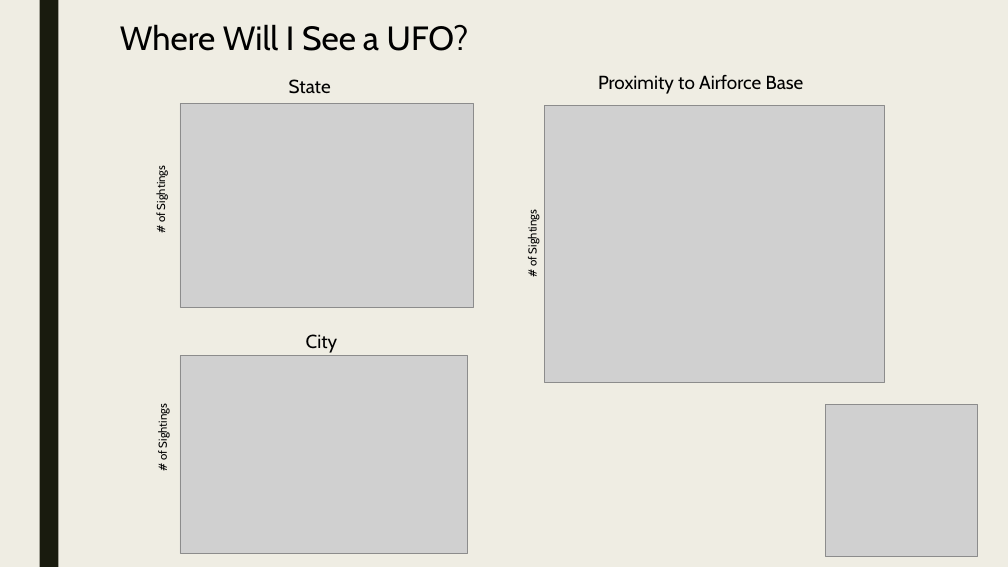
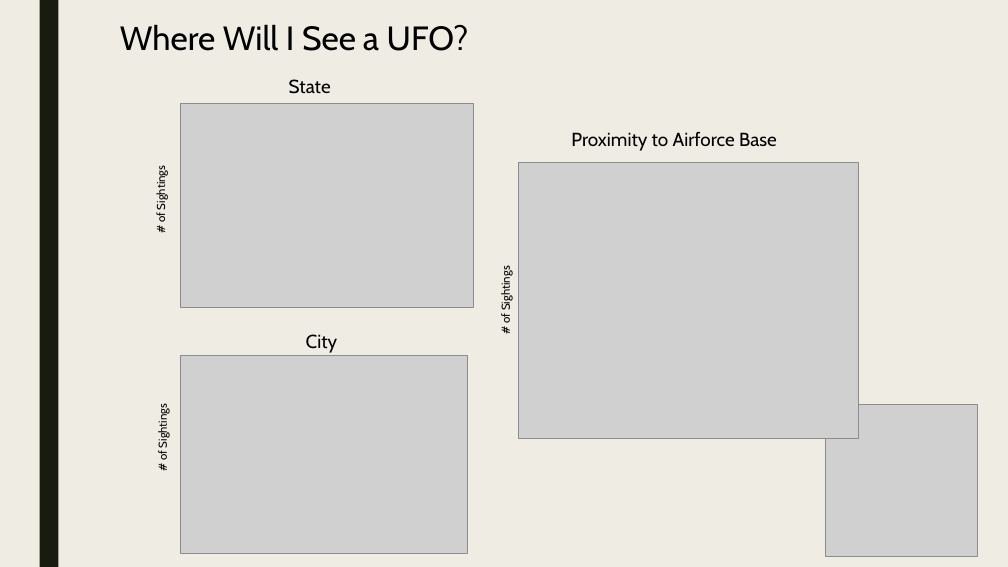
Before and after one commit to Preetikasri/UFO-Sightings-Analysis, a slide deck: slide 7 of ufo_presentation_v3.pptx. Drawn at 1008x567 pixels with LibreOffice and Linux fonts; fonts in the diff are those of the drawing; grey boxes stand for pictures. Boxes give left, top, right and bottom in pixels: in the first picture for what was removed or moved away, otherwise in the second. Text is boxed around its words. In the diff, an @@ line names an element or a change of style, - is before the commit and + after.

```diff
--- a/ufo_presentation_v3.pptx
+++ b/ufo_presentation_v3.pptx
@@ 2 texts, 1 picture: place and size @@
-2 texts, 1 picture at [525, 75, 885, 383]
+2 texts, 1 picture at [499, 132, 858, 439]
```
Also in this commit, not shown: 7 other slides changed.
